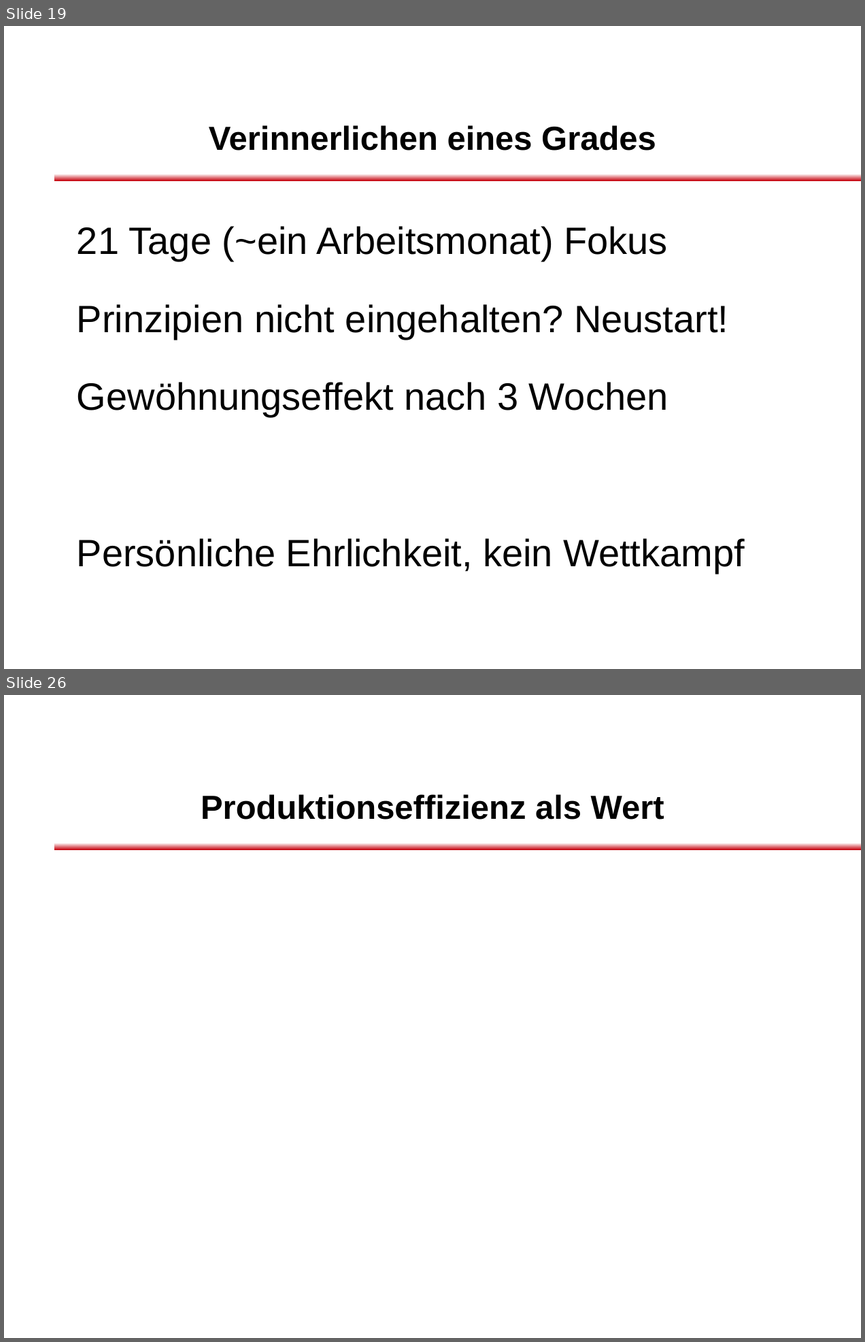
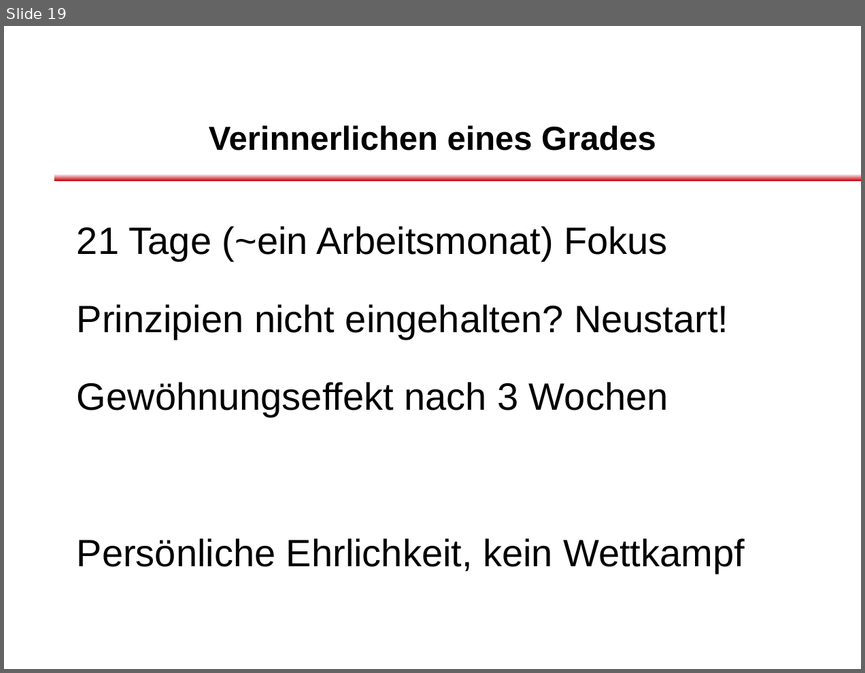
Before and after one commit to dlindner/vorlesung-se2-dhbw, a slide deck: added_2012/Clean Code Developer.odp. Shown one above the other, each under a label of ours: slides 19 and 26 before the commit, slide 19 after it; the slides between them are not shown. The pictures are 865x1342 and 865x673 pixels, drawn with LibreOffice and Linux fonts; fonts in the diff are those of the drawing; background and template pictures are left out. Boxes give left, top, right and bottom in pixels: in the first picture for what was removed or moved away, otherwise in the second. Text is boxed around its words. In the diff, an @@ line names an element or a change of style, - is before the commit and + after.

```diff
--- a/added_2012/Clean Code Developer.odp
+++ b/added_2012/Clean Code Developer.odp
@@ slide 26 removed at [4, 695, 861, 1338], background #FFFFFF; not listed: 2 template elements that a slide beside it also shows @@
@@ title removed at [201, 794, 664, 819] @@
-Produktionseffizienz als Wert
```
Also in this commit, not shown: 3 slides changed, 7 slides added, 3 other slides removed.
